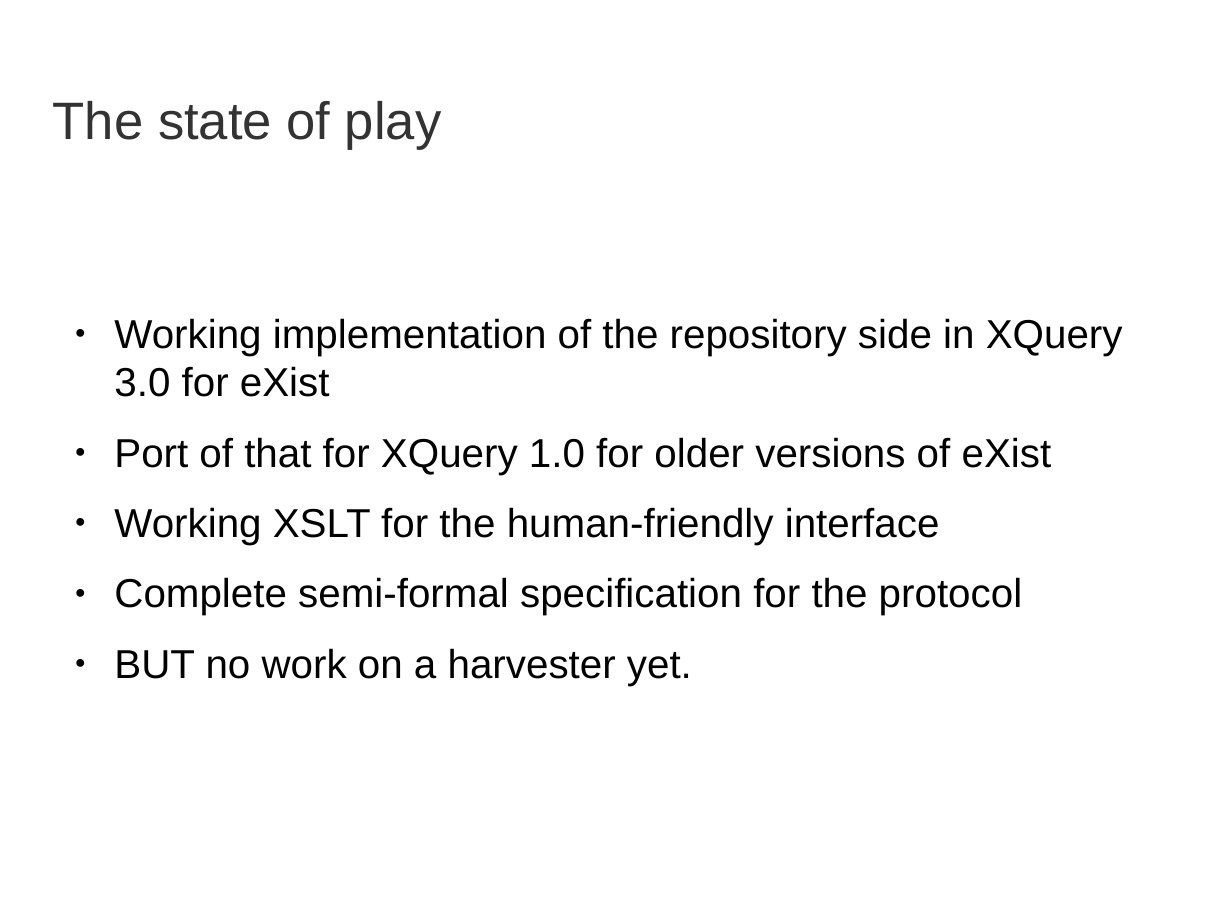
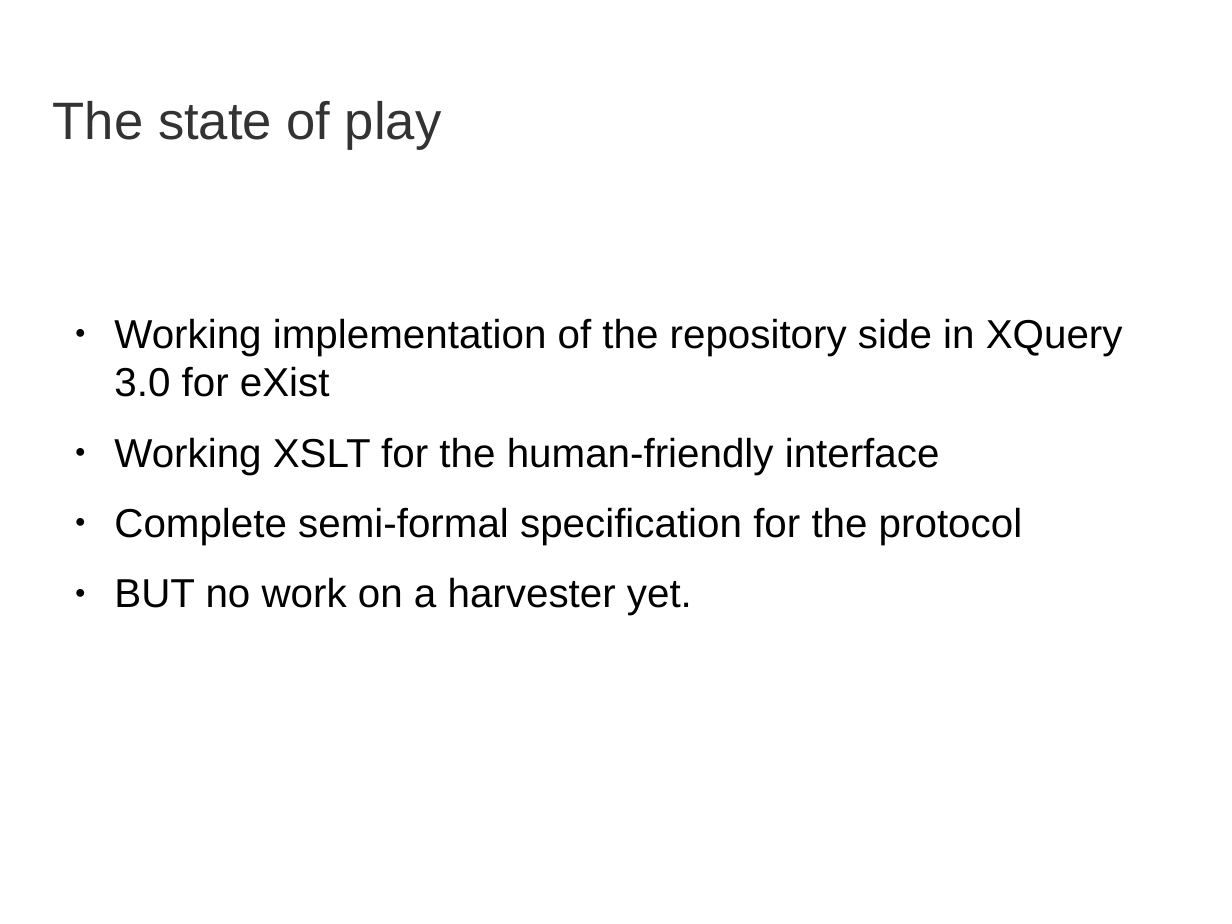
Before and after one commit to martindholmes/CodeSharing, a slide deck: slide 31 of presentations/codesharing_2014-10.odp. Drawn at 1232x924 pixels with LibreOffice and Linux fonts; fonts in the diff are those of the drawing; background and template pictures are left out. Boxes give left, top, right and bottom in pixels: in the first picture for what was removed or moved away, otherwise in the second. Text is boxed around its words. In the diff, an @@ line names an element or a change of style, - is before the commit and + after.

Commit message:
Changes to presentation.

```diff
--- a/presentations/codesharing_2014-10.odp
+++ b/presentations/codesharing_2014-10.odp
@@ text at <box>114,437,1052,475</box>: paragraph removed @@
-● Port of that for XQuery 1.0 for older versions of eXist
```
Also in this commit, not shown: 1 slide added.
